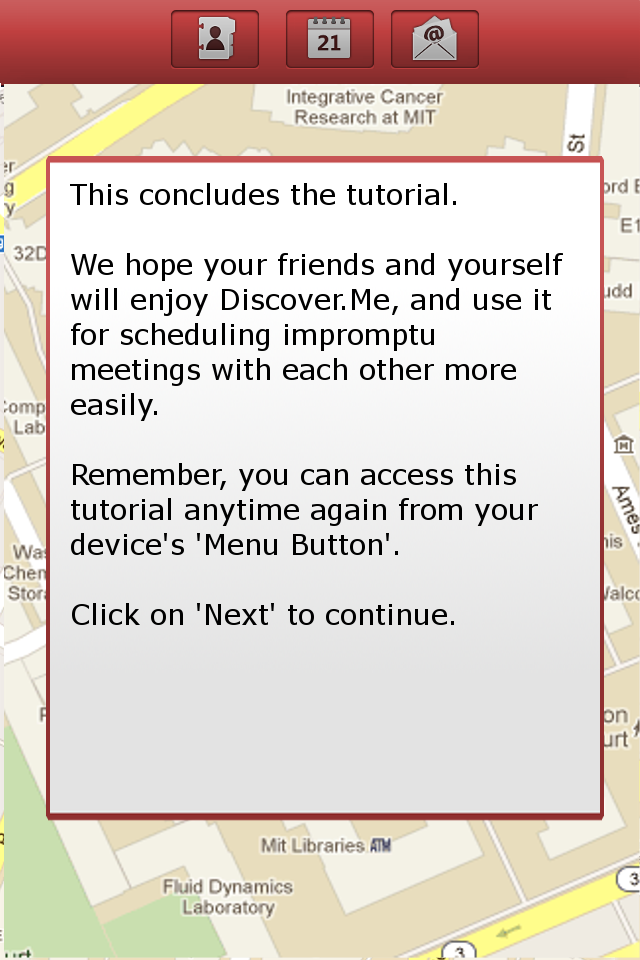
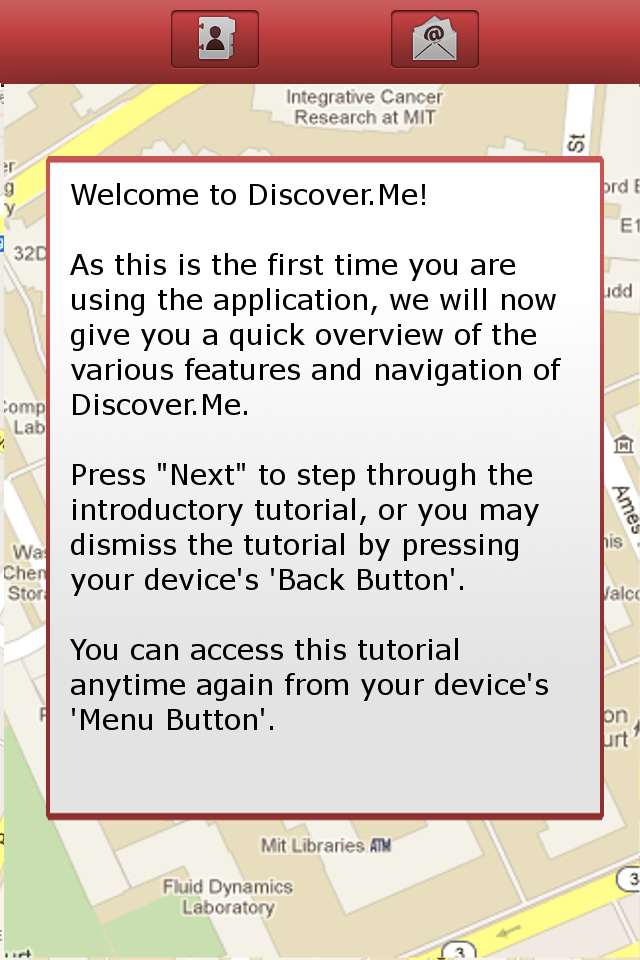
Layers edited between the first and the second (640, 960) image:
hid "This concludes the tutorial. ..." over left=70, top=183, right=563, bottom=625
showed "Welcome to Discover.Me! ...", painted on it over left=70, top=183, right=563, bottom=730
hid "Pasted Layer#3" over left=285, top=10, right=375, bottom=69
hid "Pasted Layer#4" over left=194, top=278, right=225, bottom=309
